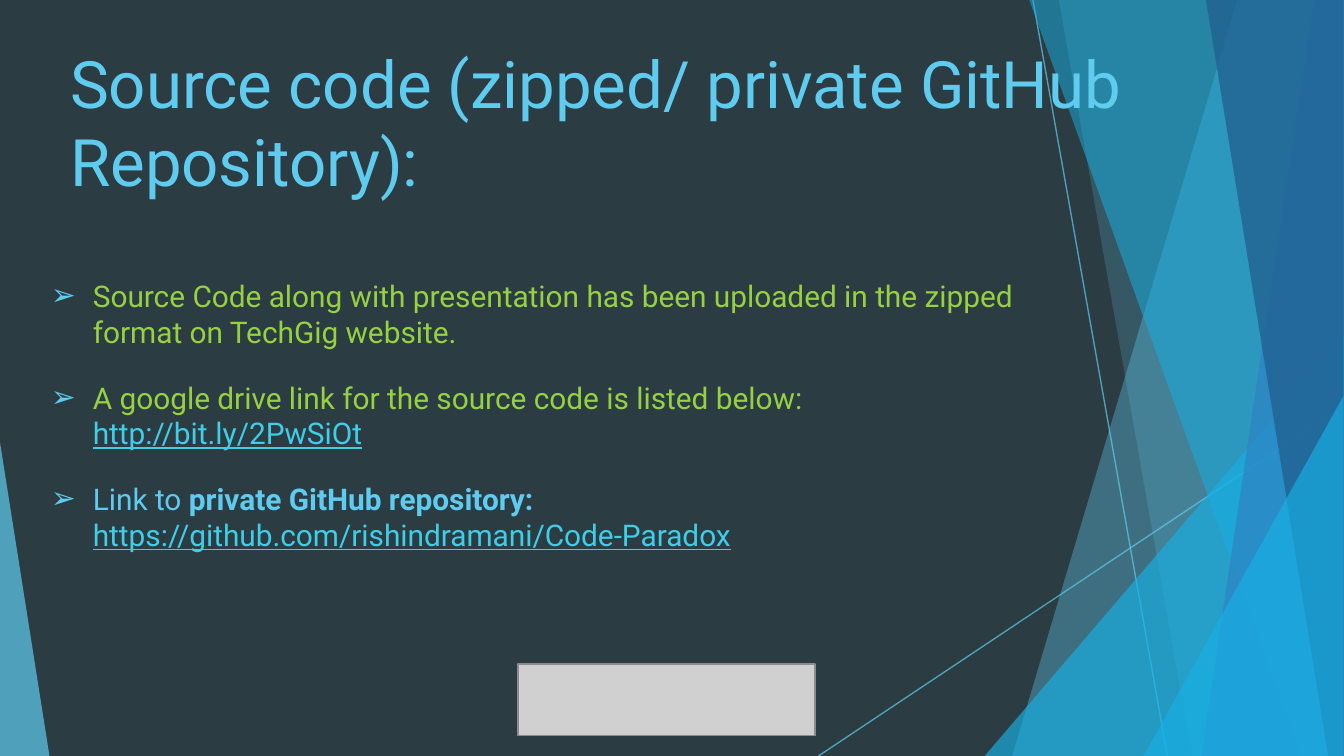
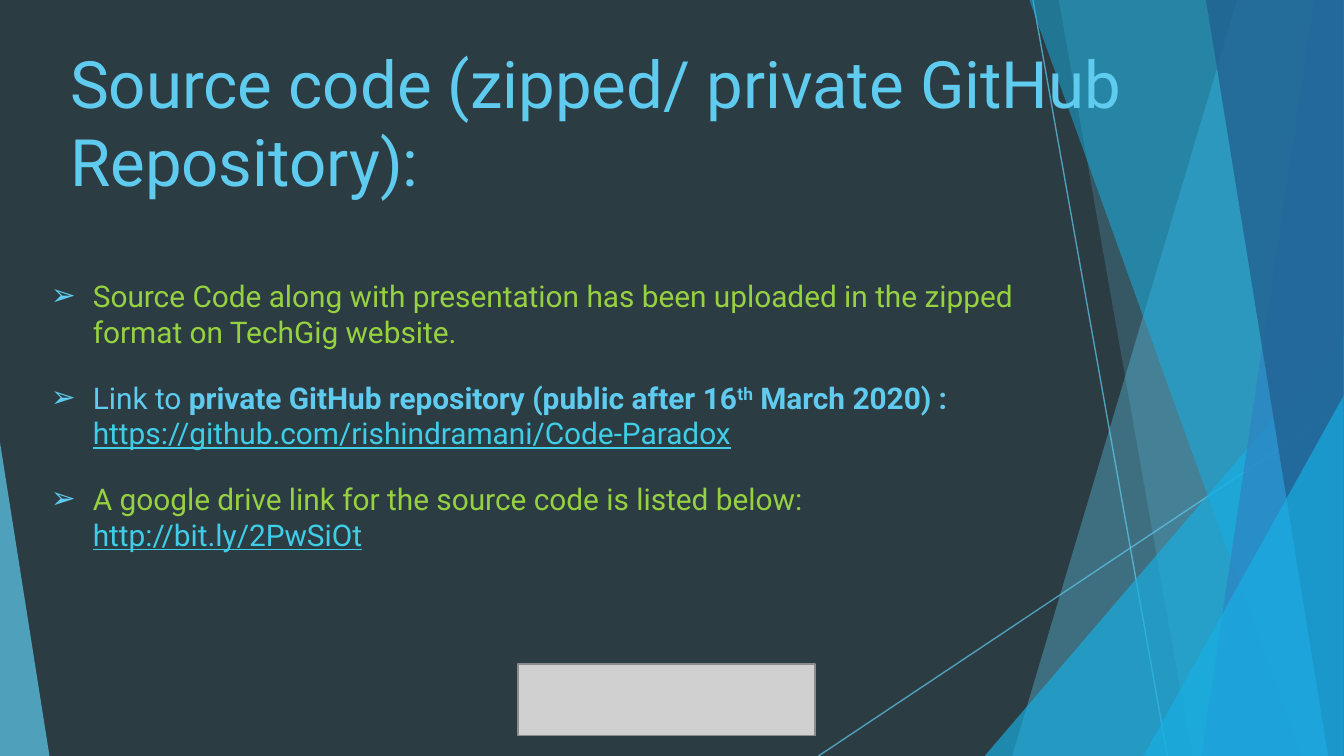
Before and after one commit to rishindramani/HubDroid, a slide deck: slide 8 of Lowe’s_Campus_Hackathon_Presentation.pptx. Drawn at 1344x756 pixels with LibreOffice and Linux fonts; fonts in the diff are those of the drawing; grey boxes stand for pictures. Boxes give left, top, right and bottom in pixels: in the first picture for what was removed or moved away, otherwise in the second. Text is boxed around its words. In the diff, an @@ line names an element or a change of style, - is before the commit and + after.

Commit message:
Updated presentation and made github repository public

```diff
--- a/Lowe’s_Campus_Hackathon_Presentation.pptx
+++ b/Lowe’s_Campus_Hackathon_Presentation.pptx
@@ text at [93,385,932,450]: paragraph added @@
+➢ Link to private GitHub repository (public after 16th March 2020) : https://github.com/rishindramani/Code-Paradox
@@ text at [93,487,731,552]: paragraph removed @@
-➢ Link to private GitHub repository: https://github.com/rishindramani/Code-Paradox
```
Also in this commit, not shown: 1 other slide changed.
